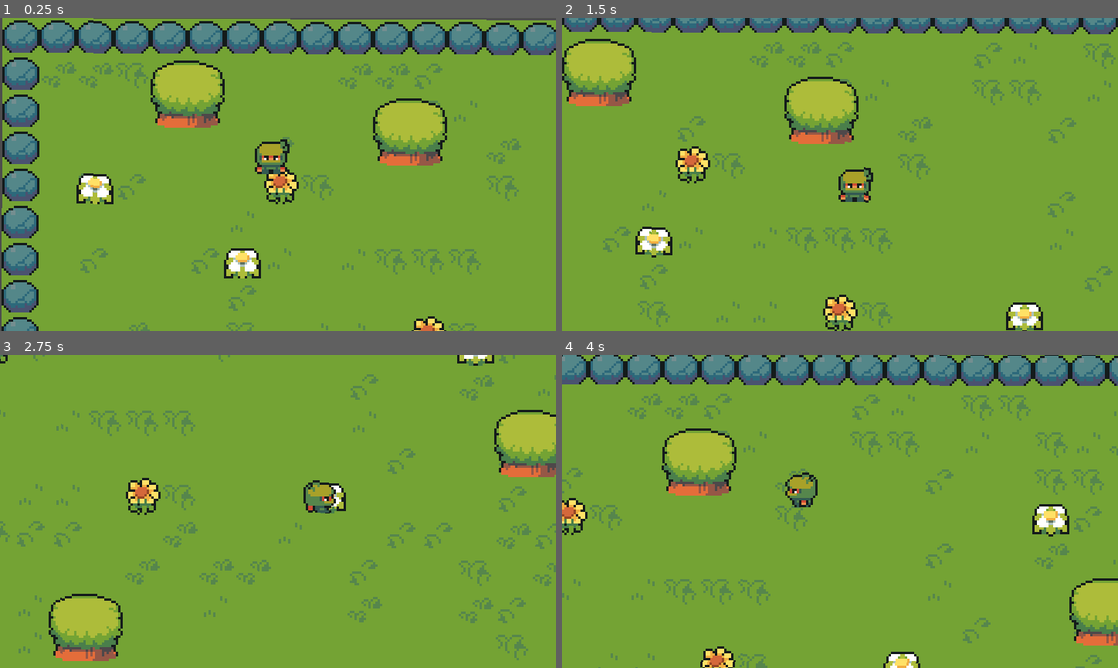
Above: before the commit, frames 1-4 (two rows, left to right).
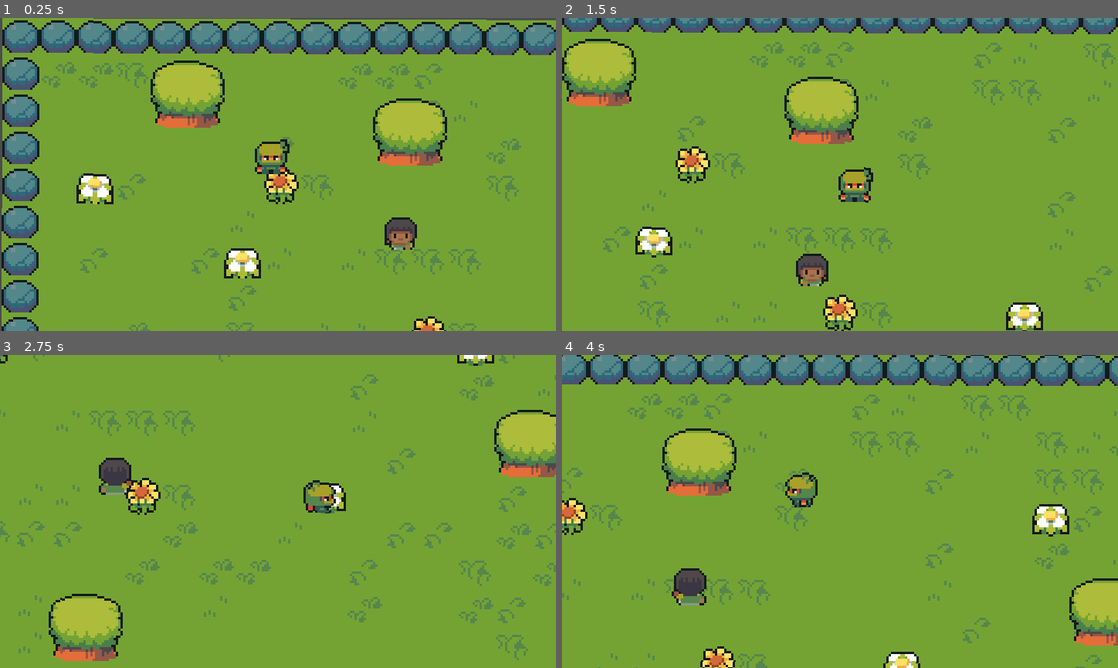
Above: after the commit, the same moments.

Repository: harrywainwright/Playground
Game: Godot game, scene res://scenes/world.tscn
Same seed, same stepped clock (60 frames per second), same inputs: the game is played once before the commit and once after it.
Inputs:
- Up to frame 1 (0.25 s): no input
- Up to frame 2 (1.5 s): hold Right (ui_right) 0.53-1.28 s; hold Down (ui_down) from 1.28 s (still down)
- Up to frame 3 (2.75 s): release Down (ui_down) at 2.03 s; hold Right (ui_right) from 2.03 s (still down)
- Up to frame 4 (4 s): release Right (ui_right) at 2.78 s; hold Up (ui_up) 2.78-3.53 s; hold Left (ui_left) from 3.53 s (still down)

The runs differ from the first frame. In frame 1, 0.5% of the frame differs, in the area x 69-75%, y 63-75%; in frame 2, 0.5%; in frame 3, 0.6%, in the area x 17-25%, y 32-45%; in frame 4, 0.6%.
Error in both runs: Invalid call. Nonexistent function 'get_quadrant_size' in base 'TileMap'. (res://camera/followCam.gd:7)

Commit message:
Lesson 11 - Add npc 1

Diff:
--- /dev/null
+++ b/npc/human/blackMale1.gd
@@ -0,0 +1,48 @@
+extends CharacterBody2D
+
+@export var speed = 20
+@export var limit = 0.5
+
+@onready var animations = $AnimatedSprite2D
+
+var startPosition
+var endPosition
+
+func _ready():
+	startPosition = position
+	endPosition = startPosition + Vector2(0, 3*16)
+
+func changeDirection():
+	var temp = endPosition
+	endPosition = startPosition
+	startPosition = temp
+
+func updateVelocity():
+	var moveDirection = endPosition - position
+	if moveDirection.length() < limit:
+		changeDirection()
+	velocity = moveDirection.normalized() * speed
+
+func updateAnimation():
+	var direction = "Down"
+	if velocity.y < 0:
+		direction = "Up"
+
+	animations.play("walk" + direction)
+
+
+
+	# func updateAnimation():
+	# 	if velocity.length() == 0:
+	# 		animations.stop()
+	# 		return
+	# 	var direction = "Down"
+	# 	if velocity.x < 0: direction = "Left"
+	# 	elif velocity.x > 0: direction = "Right"
+	# 	elif velocity.y < 0: direction = "Up"
+	# 	animations.play("walk" + direction)
+
+func _physics_process(delta):
+	updateVelocity()
+	move_and_slide()
+	updateAnimation()
--- /dev/null
+++ b/npc/human/blackMale1.tscn
@@ -0,0 +1,147 @@
+[gd_scene load_steps=20 format=3 uid="uid://byirrbmjhr3pe"]
+
+[ext_resource type="Texture2D" uid="uid://ch65ekjsp8mi5" path="res://art/npc1.png" id="1_15qua"]
+[ext_resource type="Script" path="res://npc/human/blackMale1.gd" id="1_qe1m3"]
+
+[sub_resource type="AtlasTexture" id="AtlasTexture_8jm7o"]
+atlas = ExtResource("1_15qua")
+region = Rect2(0, 0, 16, 16)
+
+[sub_resource type="AtlasTexture" id="AtlasTexture_gjw2o"]
+atlas = ExtResource("1_15qua")
+region = Rect2(0, 16, 16, 16)
+
+[sub_resource type="AtlasTexture" id="AtlasTexture_kcjcv"]
+atlas = ExtResource("1_15qua")
+region = Rect2(0, 32, 16, 16)
+
+[sub_resource type="AtlasTexture" id="AtlasTexture_3yplt"]
+atlas = ExtResource("1_15qua")
+region = Rect2(0, 48, 16, 16)
+
+[sub_resource type="AtlasTexture" id="AtlasTexture_tgj4o"]
+atlas = ExtResource("1_15qua")
+region = Rect2(32, 0, 16, 16)
+
+[sub_resource type="AtlasTexture" id="AtlasTexture_ky1v3"]
+atlas = ExtResource("1_15qua")
+region = Rect2(32, 16, 16, 16)
+
+[sub_resource type="AtlasTexture" id="AtlasTexture_0q3ey"]
+atlas = ExtResource("1_15qua")
+region = Rect2(32, 32, 16, 16)
+
+[sub_resource type="AtlasTexture" id="AtlasTexture_4tywl"]
+atlas = ExtResource("1_15qua")
+region = Rect2(32, 48, 16, 16)
+
+[sub_resource type="AtlasTexture" id="AtlasTexture_jp7kc"]
+atlas = ExtResource("1_15qua")
+region = Rect2(48, 0, 16, 16)
+
+[sub_resource type="AtlasTexture" id="AtlasTexture_rqr3p"]
+atlas = ExtResource("1_15qua")
+region = Rect2(48, 16, 16, 16)
+
+[sub_resource type="AtlasTexture" id="AtlasTexture_sn2a0"]
+atlas = ExtResource("1_15qua")
+region = Rect2(48, 32, 16, 16)
+
+[sub_resource type="AtlasTexture" id="AtlasTexture_hur5n"]
+atlas = ExtResource("1_15qua")
+region = Rect2(48, 48, 16, 16)
+
+[sub_resource type="AtlasTexture" id="AtlasTexture_5syhc"]
+atlas = ExtResource("1_15qua")
+region = Rect2(16, 0, 16, 16)
+
+[sub_resource type="AtlasTexture" id="AtlasTexture_ysreb"]
+atlas = ExtResource("1_15qua")
+region = Rect2(16, 16, 16, 16)
+
+[sub_resource type="AtlasTexture" id="AtlasTexture_wldnr"]
+atlas = ExtResource("1_15qua")
+region = Rect2(16, 32, 16, 16)
+
+[sub_resource type="AtlasTexture" id="AtlasTexture_0uoe7"]
+atlas = ExtResource("1_15qua")
+region = Rect2(16, 48, 16, 16)
+
+[sub_resource type="SpriteFrames" id="SpriteFrames_kquen"]
+animations = [{
+"frames": [{
+"duration": 1.0,
+"texture": SubResource("AtlasTexture_8jm7o")
+}, {
+"duration": 1.0,
+"texture": SubResource("AtlasTexture_gjw2o")
+}, {
+"duration": 1.0,
+"texture": SubResource("AtlasTexture_kcjcv")
+}, {
+"duration": 1.0,
+"texture": SubResource("AtlasTexture_3yplt")
+}],
+"loop": true,
+"name": &"walkDown",
+"speed": 5.0
+}, {
+"frames": [{
+"duration": 1.0,
+"texture": SubResource("AtlasTexture_tgj4o")
+}, {
+"duration": 1.0,
+"texture": SubResource("AtlasTexture_ky1v3")
+}, {
+"duration": 1.0,
+"texture": SubResource("AtlasTexture_0q3ey")
+}, {
+"duration": 1.0,
+"texture": SubResource("AtlasTexture_4tywl")
+}],
+"loop": true,
+"name": &"walkLeft",
+"speed": 5.0
+}, {
+"frames": [{
+"duration": 1.0,
+"texture": SubResource("AtlasTexture_jp7kc")
+}, {
+"duration": 1.0,
+"texture": SubResource("AtlasTexture_rqr3p")
+}, {
+"duration": 1.0,
+"texture": SubResource("AtlasTexture_sn2a0")
+}, {
+"duration": 1.0,
+"texture": SubResource("AtlasTexture_hur5n")
+}],
+"loop": true,
+"name": &"walkRight",
+"speed": 5.0
+}, {
+"frames": [{
+"duration": 1.0,
+"texture": SubResource("AtlasTexture_5syhc")
+}, {
+"duration": 1.0,
+"texture": SubResource("AtlasTexture_ysreb")
+}, {
+"duration": 1.0,
+"texture": SubResource("AtlasTexture_wldnr")
+}, {
+"duration": 1.0,
+"texture": SubResource("AtlasTexture_0uoe7")
+}],
+"loop": true,
+"name": &"walkUp",
+"speed": 5.0
+}]
+
+[node name="blackMale1" type="CharacterBody2D"]
+script = ExtResource("1_qe1m3")
+
+[node name="AnimatedSprite2D" type="AnimatedSprite2D" parent="."]
+position = Vector2(0, -8)
+sprite_frames = SubResource("SpriteFrames_kquen")
+animation = &"walkLeft"
--- a/scenes/world.tscn
+++ b/scenes/world.tscn
@@ -1,10 +1,11 @@
-[gd_scene load_steps=10 format=3 uid="uid://ky7k13bxgchp"]
+[gd_scene load_steps=11 format=3 uid="uid://ky7k13bxgchp"]
 
 [ext_resource type="PackedScene" uid="uid://2t5rrc47jd7e" path="res://player/player.tscn" id="1_kbpbs"]
 [ext_resource type="Texture2D" uid="uid://k8mbx3ey3qp4" path="res://art/TilesetFloor.png" id="2_xol3w"]
 [ext_resource type="Texture2D" uid="uid://qaodwqslkpn5" path="res://art/TilesetNature.png" id="3_r2noo"]
 [ext_resource type="Texture2D" uid="uid://0blkoauhyayu" path="res://art/animated flower.png" id="4_4sqcr"]
 [ext_resource type="Script" path="res://camera/followCam.gd" id="5_mxx2p"]
+[ext_resource type="PackedScene" uid="uid://byirrbmjhr3pe" path="res://npc/human/blackMale1.tscn" id="6_k4q6q"]
 
 [sub_resource type="TileSetAtlasSource" id="TileSetAtlasSource_fc8qj"]
 texture = ExtResource("2_xol3w")
@@ -2469,3 +2470,8 @@
 position_smoothing_enabled = true
 script = ExtResource("5_mxx2p")
 tilemap = NodePath("../..")
+
+[node name="blackMale1" parent="TileMap" instance=ExtResource("6_k4q6q")]
+position = Vector2(172.372, 94.323)
+rotation = -0.00393173
+scale = Vector2(1, 1)
Not shown, added: art/SpriteSheet.png.import
Binary file added: art/npc1.png
Not shown, added: art/npc1.png.import
